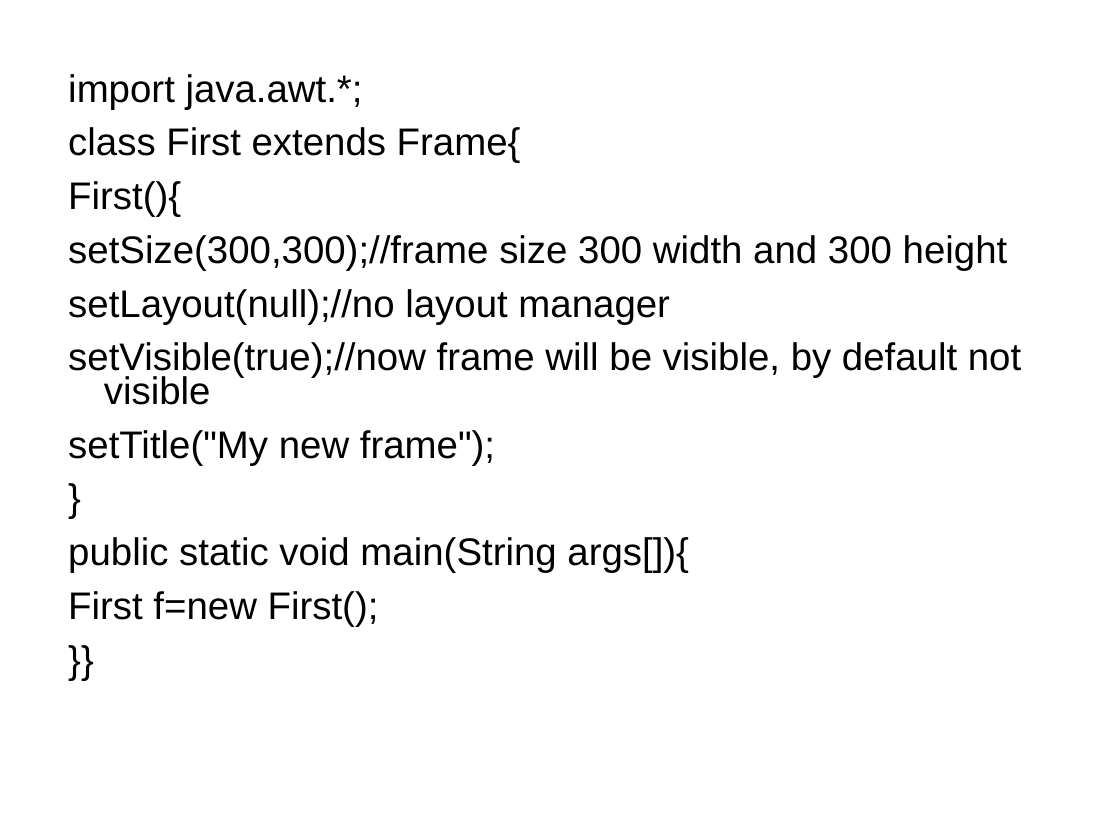
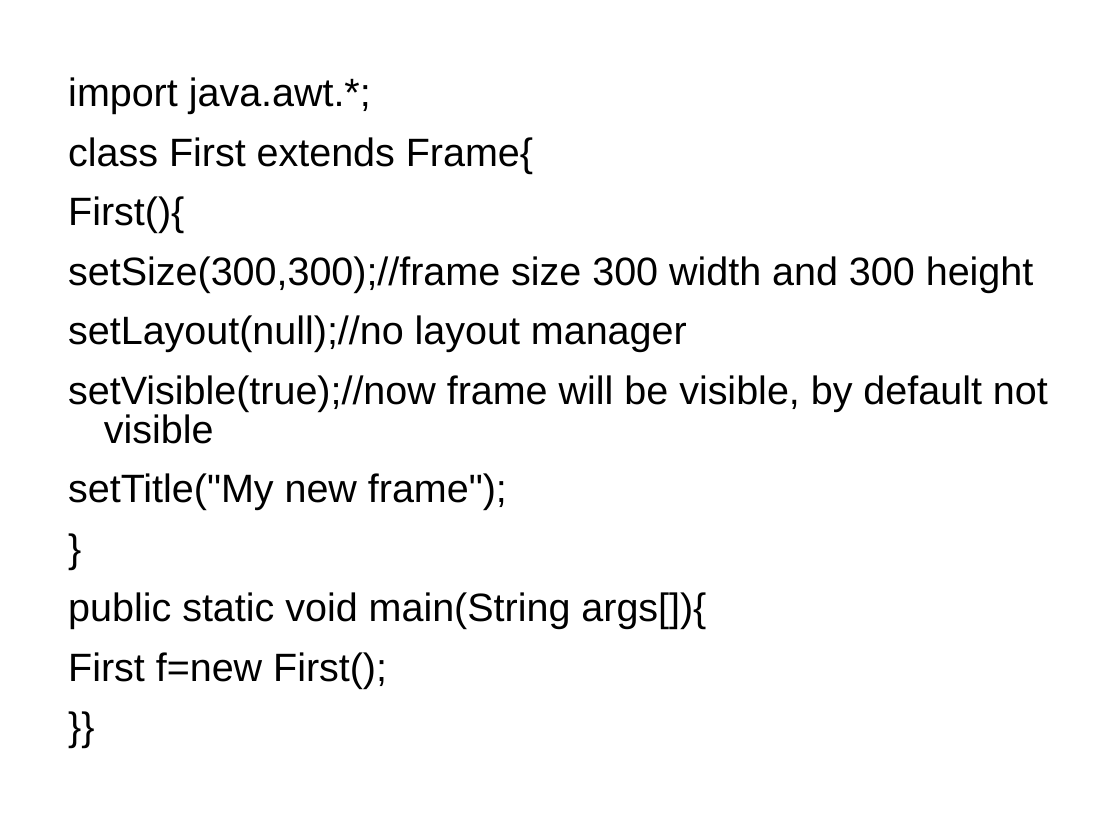
Before and after one commit to GeneralNitin/S4, a slide deck: slide 23 of S4/04. OODP/Notes & PPTs/Chaithanya Ma'ams/Module 6/01. AWT & Swing.ppt. Drawn at 1120x840 pixels with LibreOffice and Linux fonts; fonts in the diff are those of the drawing. Boxes give left, top, right and bottom in pixels: in the first picture for what was removed or moved away, otherwise in the second. Text is boxed around its words. In the diff, an @@ line names an element or a change of style, - is before the commit and + after.

```diff
--- a/S4/04. OODP/Notes & PPTs/Chaithanya Ma'ams/Module 6/01. AWT & Swing.ppt
+++ b/S4/04. OODP/Notes & PPTs/Chaithanya Ma'ams/Module 6/01. AWT & Swing.ppt
@@ text "import java.awt.*;" at box(68, 77, 1048, 689): size 27.2 to 28 pt; line spacing 0.73 to 0.83 @@
```
Also in this commit, not shown: 18 other slides changed.
